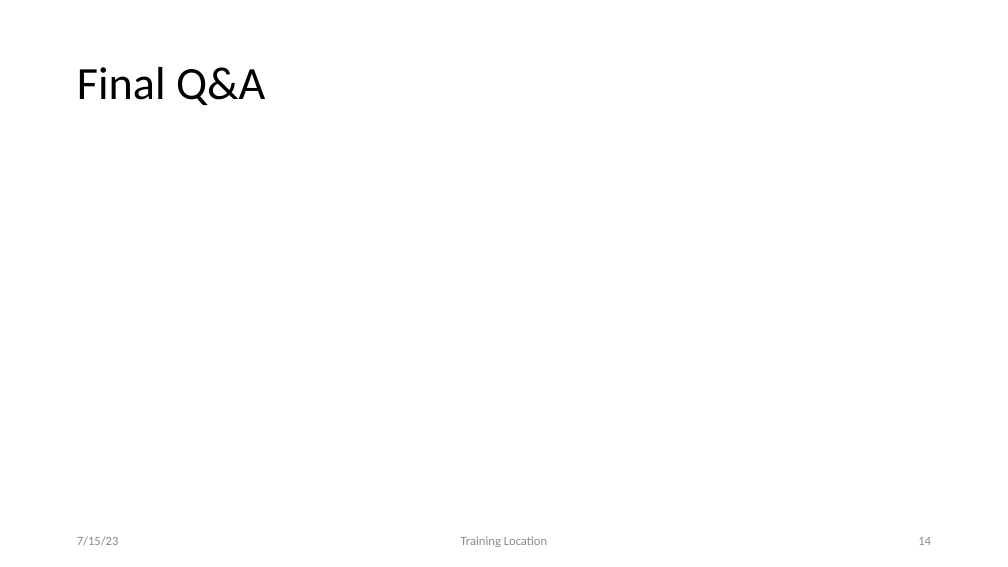
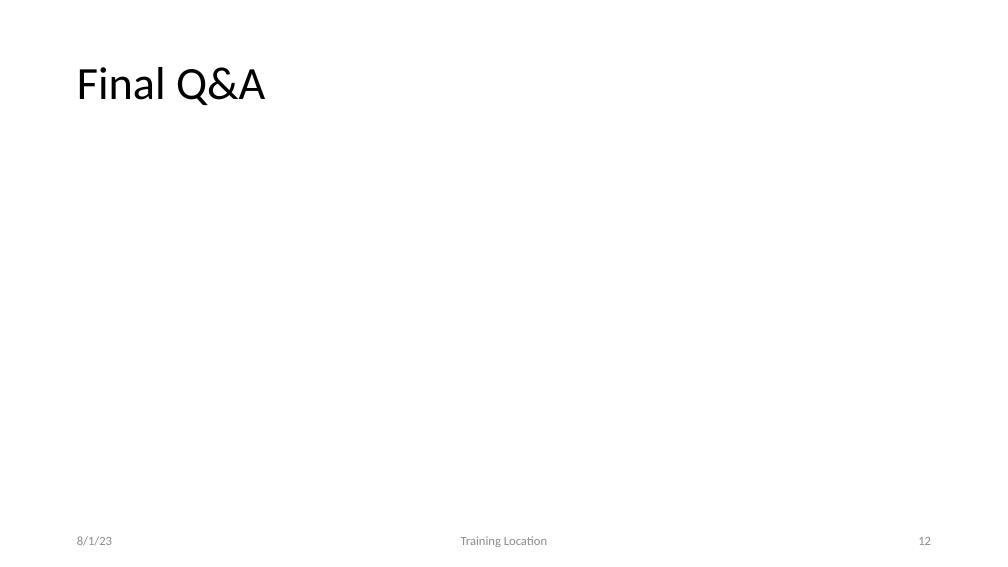
Before and after one commit to FAIR-by-Design-Methodology/templates, a slide deck: slide 12 of resources/Learning Unit/Learning_unit_content.pptx (slide 14 before the commit). Drawn at 1008x567 pixels with LibreOffice and Linux fonts; fonts in the diff are those of the drawing. Boxes give left, top, right and bottom in pixels: in the first picture for what was removed or moved away, otherwise in the second. Text is boxed around its words. In the diff, an @@ line names an element or a change of style, - is before the commit and + after.

```diff
--- a/resources/Learning Unit/Learning_unit_content.pptx
+++ b/resources/Learning Unit/Learning_unit_content.pptx
@@ text at [77,536,112,546]: text changed @@
-7/15/23
+8/1/23
@@ page number at [918,537,931,545]: text changed @@
-14
+12
```
Also in this commit, not shown: 13 other slides changed, 2 slides removed, 1 other file.
